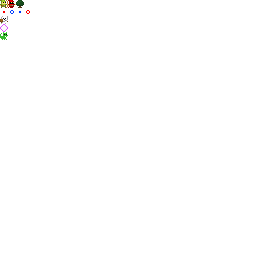
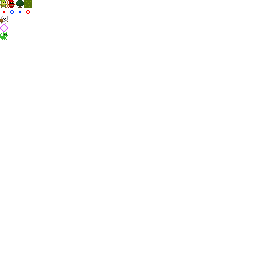
Comparing the layer stacks of the two 256 × 256 images. Changes:
painted on "main" over box(24, 0, 32, 8)
